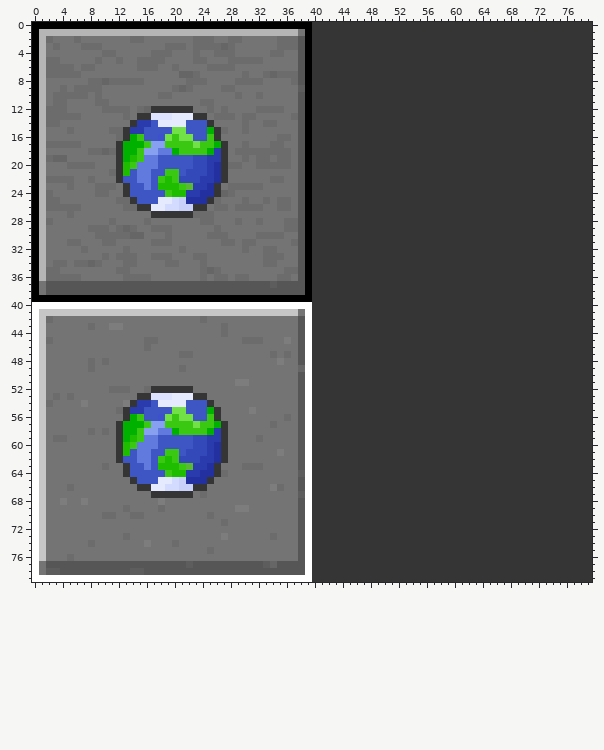
Sprite sheet -- assets/servercountryflags/textures/misc/map_button.png. The first picture shows the starting point.
The file is 80x80 pixels. Colours within 5 levels of each other are drawn and written as one.
And afterwards:
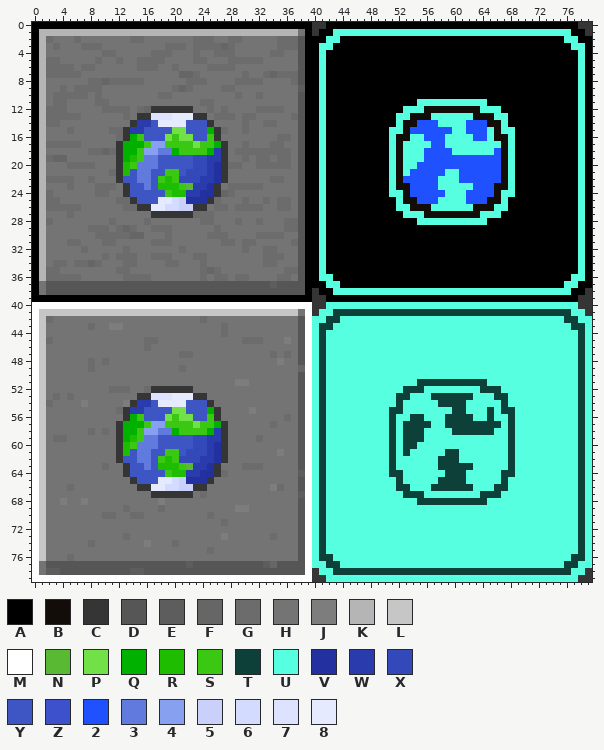
Palette (. is transparent): A #000000  B #120d09  C #353535  D #565656  E #5d5d5d  F #666666  G #6c6c6c  H #747474  J #7d7d7d  K #b5b5b5  L #c6c6c6  M #ffffff  N #5ab933  P #72e148  Q #00b100  R #1ebd00  S #3ac812  T #0d4039  U #57ffe1  V #2331a0  W #2a3cad  X #3348b9  Y #3e55c4  Z #3c51cb  2 #1f51ff  3 #607add  4 #87a0ef  5 #c9d1fa  6 #d3dbfe  7 #dde3ff  8 #e5eaff
The commit says: add high contrast buttons just in case credits to wooferscoots for high contrast earth
Edits made:
Changed rows in their new state; - is an unchanged pixel.
first column x 40:
 0 --AAAAAAAAAAAAAAAAAAAAAAAAAAAAAAAAAAAA--
 1 -AAUUUUUUUUUUUUUUUUUUUUUUUUUUUUUUUUUUAA-
 2 AAUUAAAAAAAAAAAAAAAAAAAAAAAAAAAAAAAAUUAA
 3 AUUAAAAAAAAAAAAAAAAAAAAAAAAAAAAAAAAAAUUA
 4 AUAAAAAAAAAAAAAAAAAAAAAAAAAAAAAAAAAAAAUA
 5 AUAAAAAAAAAAAAAAAAAAAAAAAAAAAAAAAAAAAAUA
 6 AUAAAAAAAAAAAAAAAAAAAAAAAAAAAAAAAAAAAAUA
 7 AUAAAAAAAAAAAAAAAAAAAAAAAAAAAAAAAAAAAAUA
 8 AUAAAAAAAAAAAAAAAAAAAAAAAAAAAAAAAAAAAAUA
 9 AUAAAAAAAAAAAAAAAAAAAAAAAAAAAAAAAAAAAAUA
10 AUAAAAAAAAAAAAAAAAAAAAAAAAAAAAAAAAAAAAUA
11 AUAAAAAAAAAAAAAUUUUUUUUUUAAAAAAAAAAAAAUA
12 AUAAAAAAAAAAAUUUBBBBBBBBUUUAAAAAAAAAAAUA
13 AUAAAAAAAAAAUUBBBUUUUUUBBBUUAAAAAAAAAAUA
14 AUAAAAAAAAAAUBB222UUUU222BBUAAAAAAAAAAUA
15 AUAAAAAAAAAUUB222222UU222UBUUAAAAAAAAAUA
16 AUAAAAAAAAAUBBUU222UUUU22UBBUAAAAAAAAAUA
17 AUAAAAAAAAAUBUUUU22UUUUUUUUBUAAAAAAAAAUA
18 AUAAAAAAAAAUBUUU2222UUUUUU2BUAAAAAAAAAUA
19 AUAAAAAAAAAUBUUU22222222222BUAAAAAAAAAUA
20 AUAAAAAAAAAUBUU222222222222BUAAAAAAAAAUA
21 AUAAAAAAAAAUBU22222UU222222BUAAAAAAAAAUA
22 AUAAAAAAAAAUB22222UUU222222BUAAAAAAAAAUA
23 AUAAAAAAAAAUBB2222UUUUU222BBUAAAAAAAAAUA
24 AUAAAAAAAAAUUB22222UUU2222BUUAAAAAAAAAUA
25 AUAAAAAAAAAAUBB222UUUU222BBUAAAAAAAAAAUA
26 AUAAAAAAAAAAUUBBBUUUUUUBBBUUAAAAAAAAAAUA
27 AUAAAAAAAAAAAUUUBBBBBBBBUUUAAAAAAAAAAAUA
28 AUAAAAAAAAAAAAAUUUUUUUUUUAAAAAAAAAAAAAUA
29 AUAAAAAAAAAAAAAAAAAAAAAAAAAAAAAAAAAAAAUA
30 AUAAAAAAAAAAAAAAAAAAAAAAAAAAAAAAAAAAAAUA
31 AUAAAAAAAAAAAAAAAAAAAAAAAAAAAAAAAAAAAAUA
32 AUAAAAAAAAAAAAAAAAAAAAAAAAAAAAAAAAAAAAUA
33 AUAAAAAAAAAAAAAAAAAAAAAAAAAAAAAAAAAAAAUA
34 AUAAAAAAAAAAAAAAAAAAAAAAAAAAAAAAAAAAAAUA
35 AUAAAAAAAAAAAAAAAAAAAAAAAAAAAAAAAAAAAAUA
36 AUUAAAAAAAAAAAAAAAAAAAAAAAAAAAAAAAAAAUUA
37 AAUUAAAAAAAAAAAAAAAAAAAAAAAAAAAAAAAAUUAA
38 -AAUUUUUUUUUUUUUUUUUUUUUUUUUUUUUUUUUUAA-
39 --AAAAAAAAAAAAAAAAAAAAAAAAAAAAAAAAAAAA--
40 --UUUUUUUUUUUUUUUUUUUUUUUUUUUUUUUUUUUU--
41 -UUTTTTTTTTTTTTTTTTTTTTTTTTTTTTTTTTTTUU-
42 UUTTUUUUUUUUUUUUUUUUUUUUUUUUUUUUUUUUTTUU
43 UTTUUUUUUUUUUUUUUUUUUUUUUUUUUUUUUUUUUTTU
44 UTUUUUUUUUUUUUUUUUUUUUUUUUUUUUUUUUUUUUTU
45 UTUUUUUUUUUUUUUUUUUUUUUUUUUUUUUUUUUUUUTU
46 UTUUUUUUUUUUUUUUUUUUUUUUUUUUUUUUUUUUUUTU
47 UTUUUUUUUUUUUUUUUUUUUUUUUUUUUUUUUUUUUUTU
48 UTUUUUUUUUUUUUUUUUUUUUUUUUUUUUUUUUUUUUTU
49 UTUUUUUUUUUUUUUUUUUUUUUUUUUUUUUUUUUUUUTU
50 UTUUUUUUUUUUUUUUUUUUUUUUUUUUUUUUUUUUUUTU
51 UTUUUUUUUUUUUUUTTTTTTTTTTUUUUUUUUUUUUUTU
52 UTUUUUUUUUUUUTTTUUUUUUUUTTTUUUUUUUUUUUTU
53 UTUUUUUUUUUUTTUUUTTTTTTUUUTTUUUUUUUUUUTU
54 UTUUUUUUUUUUTUUUUUTTTTUUUUUTUUUUUUUUUUTU
55 UTUUUUUUUUUTTUUUUUUUTTUUUTUTTUUUUUUUUUTU
56 UTUUUUUUUUUTUUTTUUUTTTTUUTUUTUUUUUUUUUTU
57 UTUUUUUUUUUTUTTTTUUTTTTTTTTUTUUUUUUUUUTU
58 UTUUUUUUUUUTUTTTUUUUTTTTTTUUTUUUUUUUUUTU
59 UTUUUUUUUUUTUTTTUUUUUUUUUUUUTUUUUUUUUUTU
60 UTUUUUUUUUUTUTTUUUUUUUUUUUUUTUUUUUUUUUTU
61 UTUUUUUUUUUTUTUUUUUTTUUUUUUUTUUUUUUUUUTU
62 UTUUUUUUUUUTUUUUUUTTTUUUUUUUTUUUUUUUUUTU
63 UTUUUUUUUUUTUUUUUUTTTTTUUUUUTUUUUUUUUUTU
64 UTUUUUUUUUUTTUUUUUUTTTUUUUUTTUUUUUUUUUTU
65 UTUUUUUUUUUUTUUUUUTTTTUUUUUTUUUUUUUUUUTU
66 UTUUUUUUUUUUTTUUUTTTTTTUUUTTUUUUUUUUUUTU
67 UTUUUUUUUUUUUTTTUUUUUUUUTTTUUUUUUUUUUUTU
68 UTUUUUUUUUUUUUUTTTTTTTTTTUUUUUUUUUUUUUTU
69 UTUUUUUUUUUUUUUUUUUUUUUUUUUUUUUUUUUUUUTU
70 UTUUUUUUUUUUUUUUUUUUUUUUUUUUUUUUUUUUUUTU
71 UTUUUUUUUUUUUUUUUUUUUUUUUUUUUUUUUUUUUUTU
72 UTUUUUUUUUUUUUUUUUUUUUUUUUUUUUUUUUUUUUTU
73 UTUUUUUUUUUUUUUUUUUUUUUUUUUUUUUUUUUUUUTU
74 UTUUUUUUUUUUUUUUUUUUUUUUUUUUUUUUUUUUUUTU
75 UTUUUUUUUUUUUUUUUUUUUUUUUUUUUUUUUUUUUUTU
76 UTTUUUUUUUUUUUUUUUUUUUUUUUUUUUUUUUUUUTTU
77 UUTTUUUUUUUUUUUUUUUUUUUUUUUUUUUUUUUUTTUU
78 -UUTTTTTTTTTTTTTTTTTTTTTTTTTTTTTTTTTTUU-
79 --UUUUUUUUUUUUUUUUUUUUUUUUUUUUUUUUUUUU--
Boxes around the changes in both pictures, in picture pixels (x1, y1, x2, y2):
changed: (312, 22, 592, 582)
